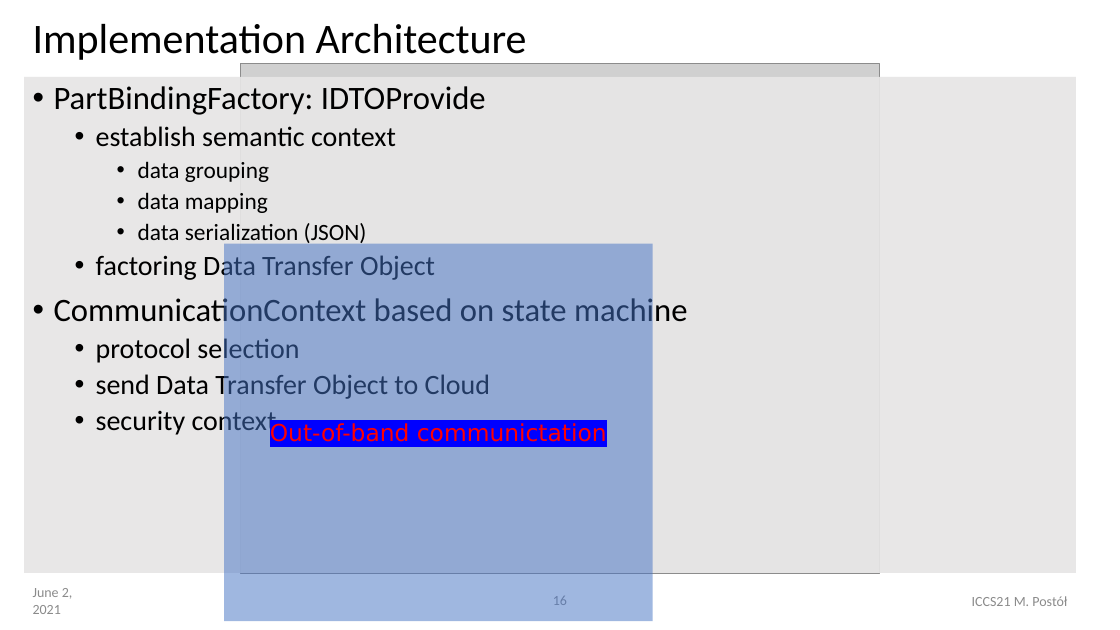
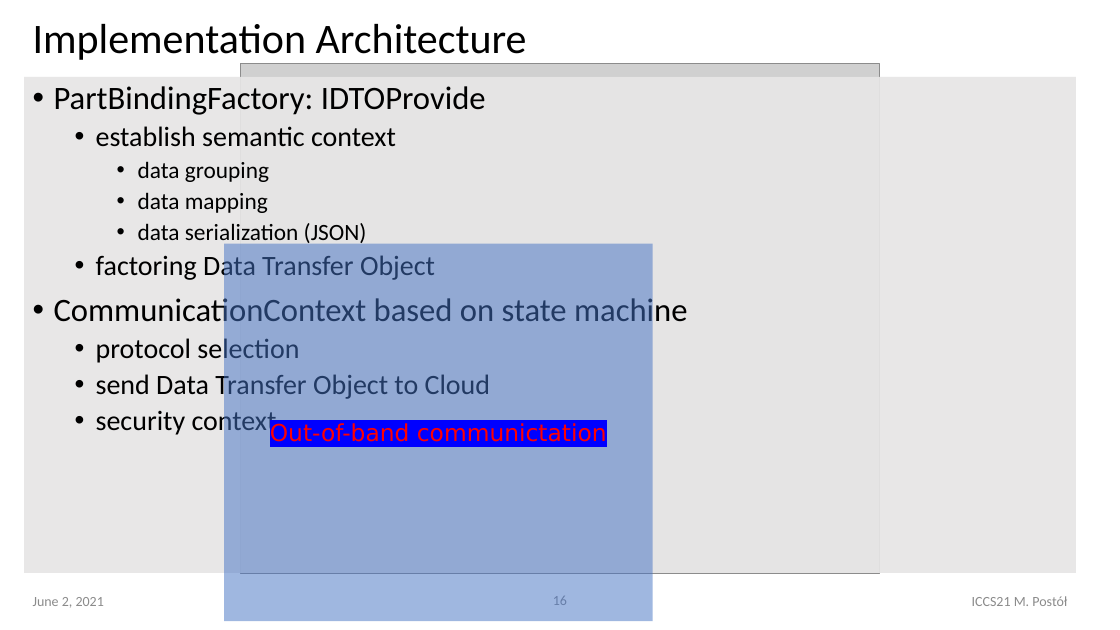
Before and after one commit to it-p-lodz-pl/OOI.Gateway2Azure.Aricle, a slide deck: slide 16 of ICCS21-Conference/OOI-CI-ICCS2021..pptx. Drawn at 1120x630 pixels with LibreOffice and Linux fonts; fonts in the diff are those of the drawing; grey boxes stand for pictures. Boxes give left, top, right and bottom in pixels: in the first picture for what was removed or moved away, otherwise in the second. Text is boxed around its words. In the diff, an @@ line names an element or a change of style, - is before the commit and + after.

```diff
--- a/ICCS21-Conference/OOI-CI-ICCS2021..pptx
+++ b/ICCS21-Conference/OOI-CI-ICCS2021..pptx
@@ text "June 2, 2021" rewrapped from (33,588,73,614) to (33,597,104,607) @@
```
Also in this commit, not shown: 6 other slides changed, 1 other file.
